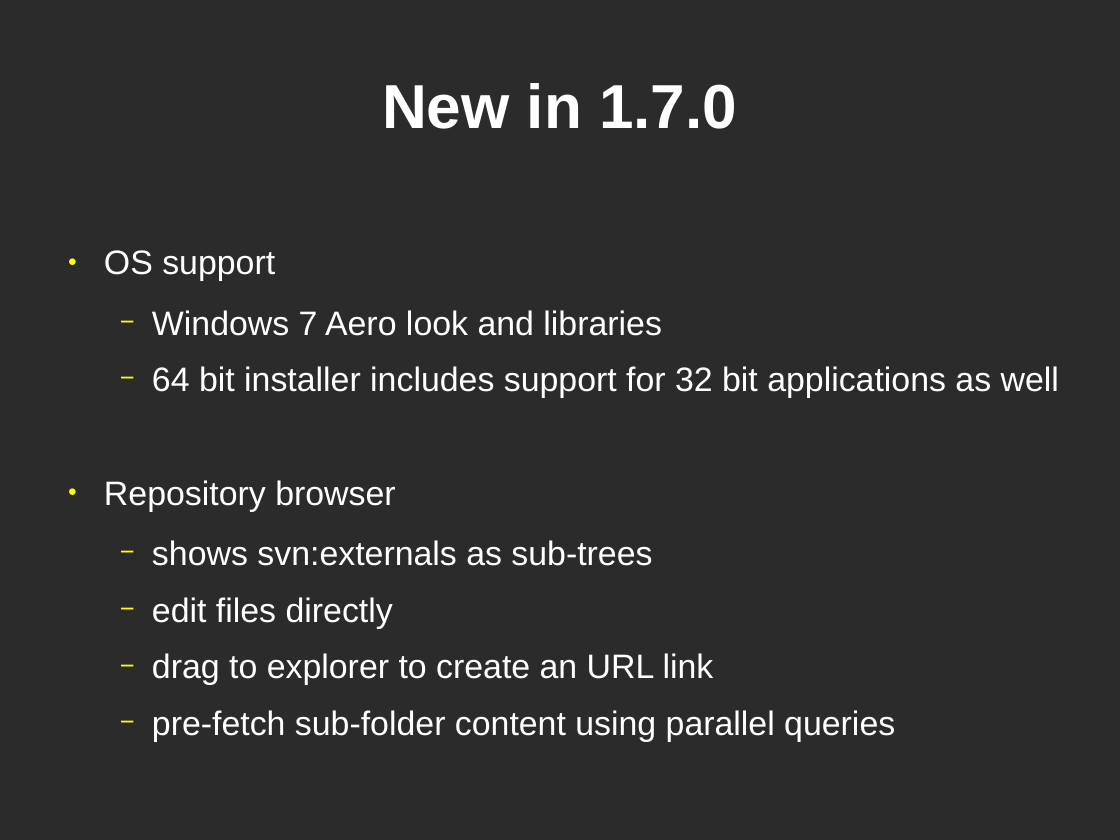
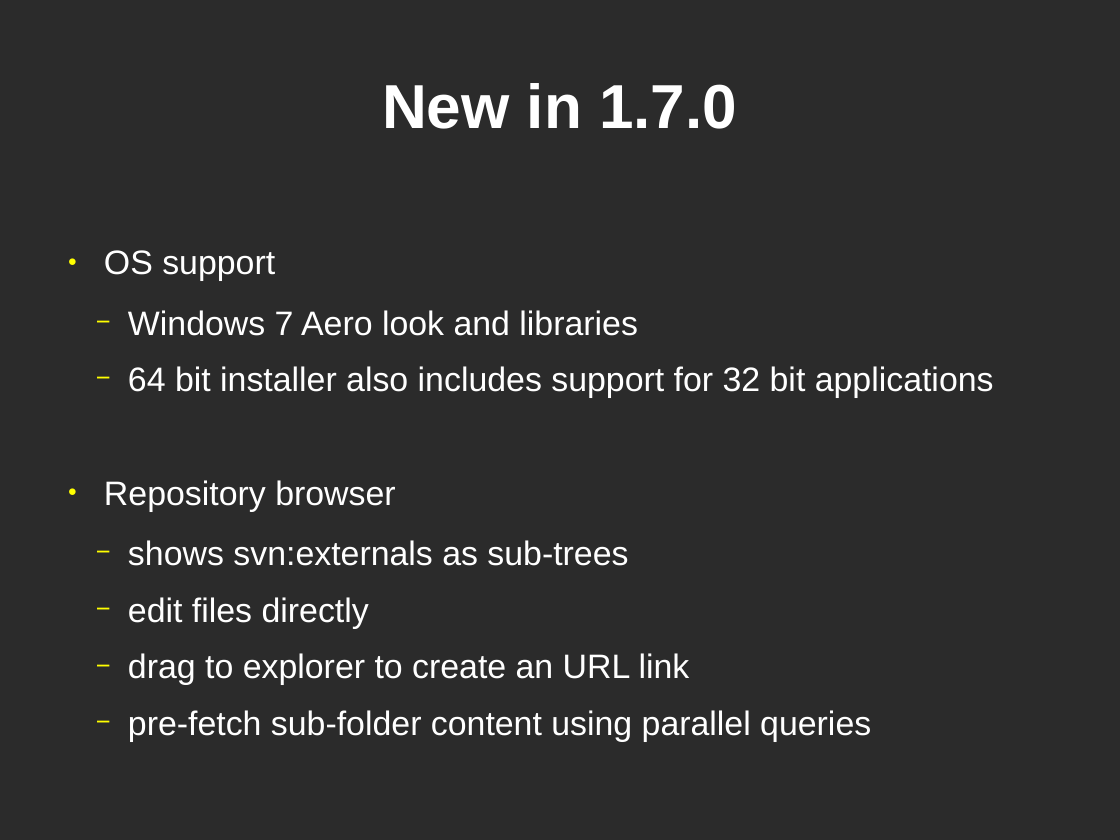
Before and after one commit to josesimoes/TortoiseSVN, a slide deck: slide 6 of doc/presentations/Subversion Live 2011/tsvn17andbeyond.odp. Drawn at 1120x840 pixels with LibreOffice and Linux fonts; fonts in the diff are those of the drawing; background and template pictures are left out; a plain dark background stands for a picture behind light text. Boxes give left, top, right and bottom in pixels: in the first picture for what was removed or moved away, otherwise in the second. Text is boxed around its words. In the diff, an @@ line names an element or a change of style, - is before the commit and + after.

```diff
--- a/doc/presentations/Subversion Live 2011/tsvn17andbeyond.odp
+++ b/doc/presentations/Subversion Live 2011/tsvn17andbeyond.odp
@@ text at <box>128,310,871,742</box>: indent changed @@
@@ text at <box>128,366,994,398</box>: text changed @@
-  − 64 bit installer includes support for 32 bit applications as well
+  − 64 bit installer also includes support for 32 bit applications
```
Also in this commit, not shown: 7 other slides changed.
